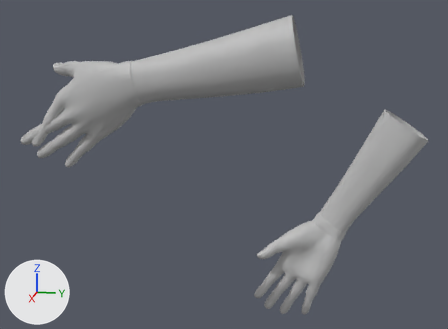
Two versions of the FBX model Art Share/TeensySummer/images/PLAYER/ANIM_player_menuIdle_AA_down.fbx, one commit apart.
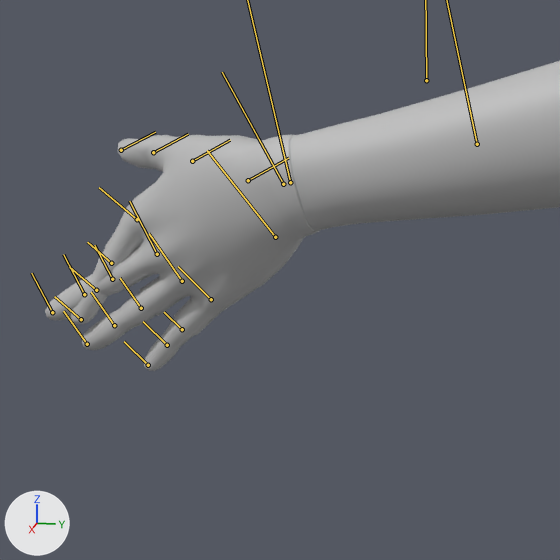
Each version appears first whole from a camera (50 mm lens) standing at (0.934, 0.236, 0.036) and looking at (-0.007, 0.047, -0.199), and next in a close-up on the part from 0% to 56% of the width and 0% to 77% of the height. Arrows for +X, +Y and +Z are at lower left; the lights stay in place. Both versions are drawn at frame 3241 of the action 'Take 001'; the numbers are the values there. The bones that bend it are drawn over the model as lines in the close-ups.

Names of what the first close-up shows: 'MESH_player'.
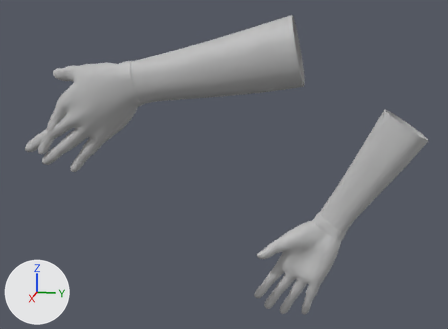
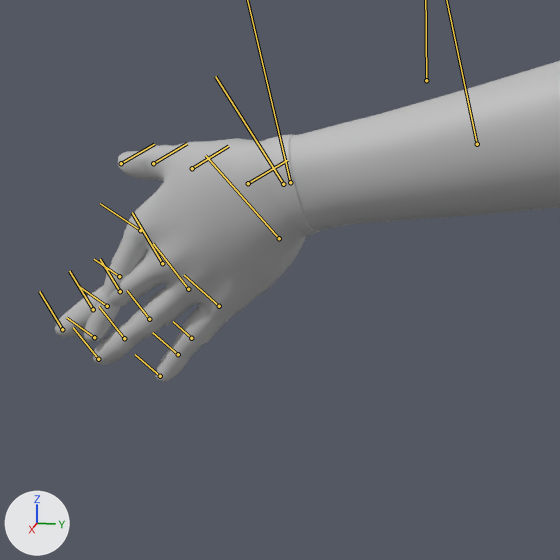
What the commit changed:
Bone 'l_hand_skin' (bone_l_hand_skin) turns from (0, 0, -17) to (0, 0, -21) degrees about its own x, y and z.

What differs and where, as boxes [x1, y1, x2, y2] in the close-ups (560 x 560 px):
'MESH_player', posed: before [45, 61, 560, 371]; after [55, 61, 560, 382]
bone 'l_hand_skin', root to tip: before (283, 184) to (222, 72); after (283, 184) to (215, 76)
